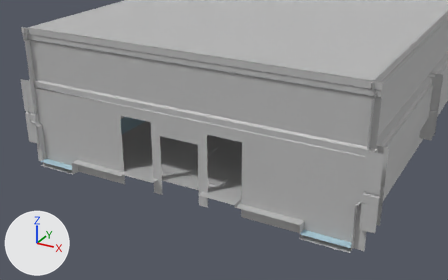
What one commit did to the FBX model Assets/Models/Rooms/SM_Sword_room_01.fbx.
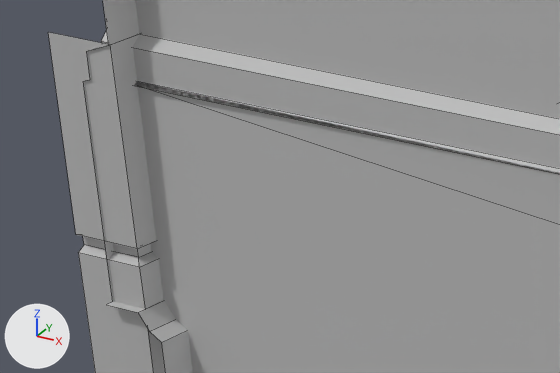
Each version appears first whole from a 50 mm camera at (21.12, -48.22, 20.2) aimed at (2.77, -14.85, 3.52), and next in a close-up on the part from 3% to 22% of the width and 26% to 47% of the height. Arrows for +X, +Y and +Z are at lower left; the lights stay in place. The close-ups show mesh edges as thin lines. Where no turn or scale is listed for an object, it has been applied to the vertices.

The first close-up shows 'SM_SwordRoom_WallBase_03', 'SM_SwordRoom_WallPillar_11', 'SM_SwordRoom_Wall_03', 'SM_SwordRoom_Wall_04'.
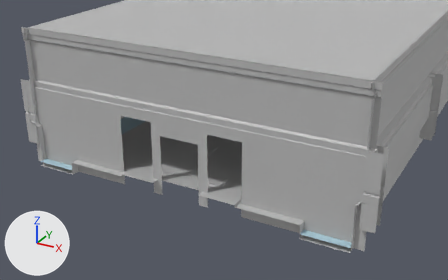
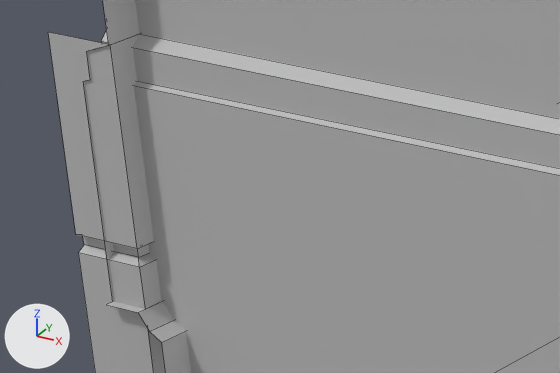
Commit message: sword room set dressing

Scene script edits in JSON lines:
```json
{"block": "me_mesh_004", "where": "me_mesh_004.from_pydata(...)  # 68 vertices, 51 faces; spans x -13.3..13.3, y 0.2..0.4, z -5.4..5.4"}
{"block": "me_mesh_004", "where": "# used by ob_sm_swordroom_wall_04; location = (-0.061, -16.372, 4.214)"}
{"block": "me_mesh_004", "where": "# verts and faces of me_mesh_004; kept vertices keep their numbers, new ones are numbered from 68"}
{"block": "me_mesh_004", "where": "# before: 1 (-13.3, 0.2, -5.4), 3 (-13.3, 0.2, 0.8), 9 (-13.3, 0.3, 0.9), 21 (13.3, 0.2, -5.4), 23 (13.3, 0.2, 0.8)"}
{"block": "me_mesh_004", "where": "# before: 29 (13.3, 0.3, 0.9), 50 (-4.7, 0.2, 0.8), 51 (-4.7, 0.2, -5.4), 59 (4.9, 0.3, 0.9), 60 (4.9, 0.2, 0.8)"}
{"block": "me_mesh_004", "where": "# before: 61 (4.9, 0.2, -5.4), 62 (-4.7, 0.2, 0.1), 65 (4.9, 0.2, 0.1)"}
{"block": "me_mesh_004", "change": "me_mesh_004 part 1"}
{"op": "add", "block": "me_mesh_004", "code": "delete_vertices([23])  # with the faces that use them"}
{"op": "add", "block": "me_mesh_004", "code": "delete_faces([(1, 9, 62, 51), (3, 50, 62, 9)])"}
{"op": "add", "block": "me_mesh_004", "code": "verts[68] = (13.3, 0.2, 0.9)"}
{"op": "add", "block": "me_mesh_004", "code": "faces += [(21, 61, 65), (29, 68, 60, 59), (1, 62, 51), (21, 65, 60, 68), (1, 3, 50, 62)]  # mat_brick_wall1 (grey #bcbcbc)"}
```

Location of each change, (x1, y1, x2, y2) in pixels of the close-ups (560 x 373 px; the box of a moved part takes in the faces that stretch with it):
```json
{"part": 1, "of": "me_mesh_004", "change": "moved or reshaped", "before": [134, 81, 560, 373], "after": [134, 86, 560, 373]}
```
